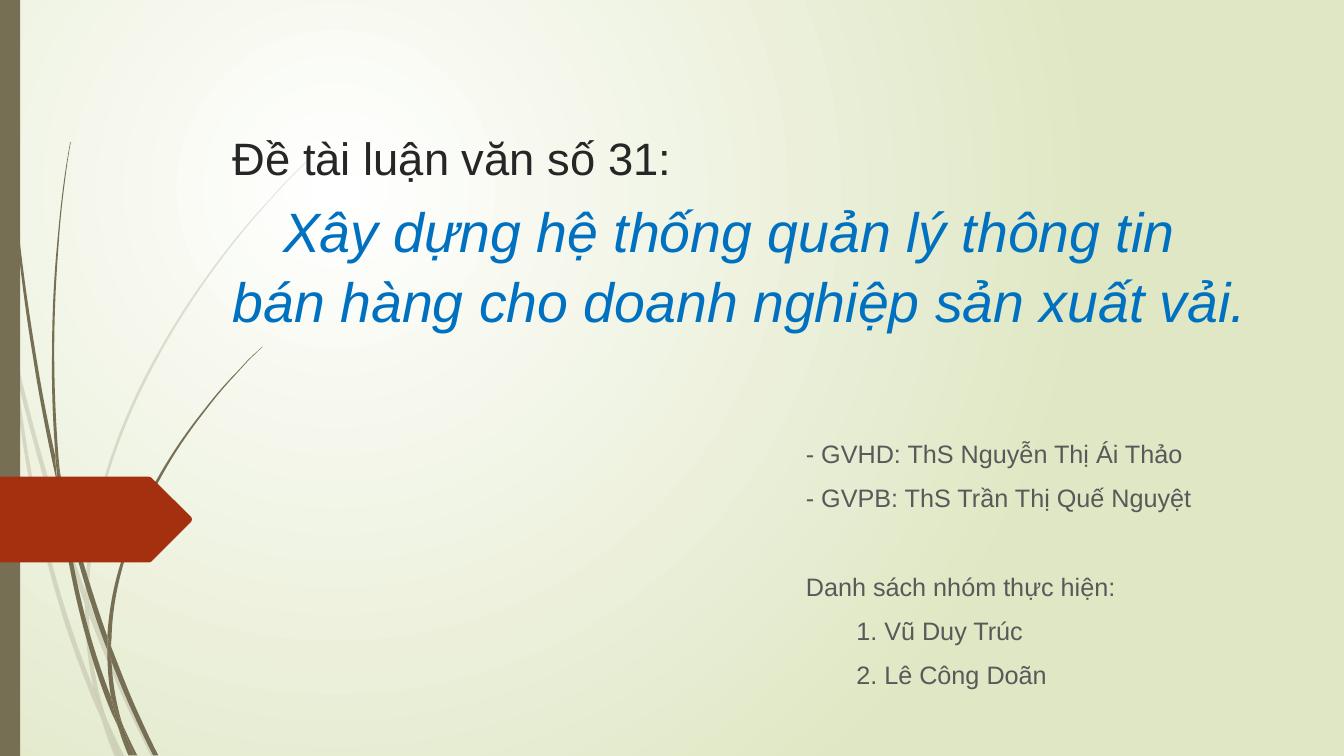
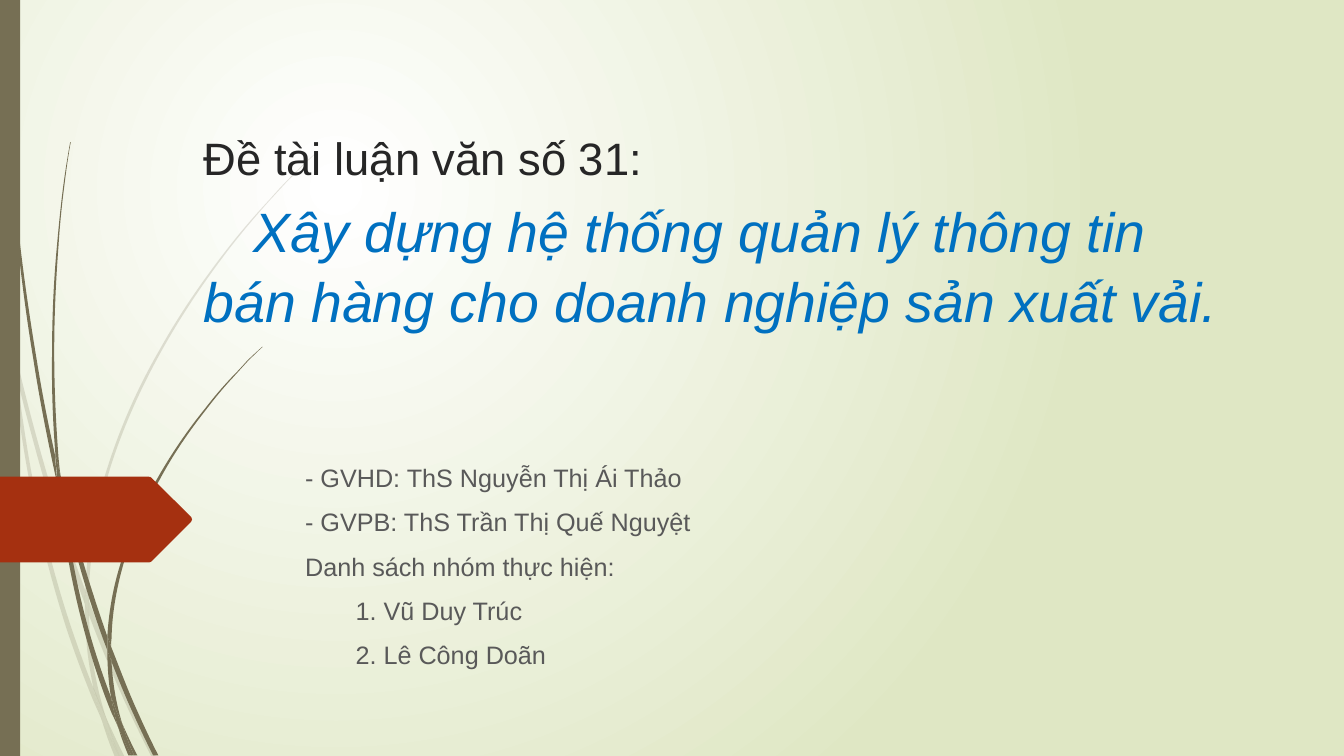
Before and after one commit to doanlecong/LVTN, a slide deck: slide 1 of docs/slide trình cô - bản 1.pptx. Drawn at 1344x756 pixels with LibreOffice and Linux fonts; fonts in the diff are those of the drawing. Boxes give left, top, right and bottom in pixels: in the first picture for what was removed or moved away, otherwise in the second. Text is boxed around its words. In the diff, an @@ line names an element or a change of style, - is before the commit and + after.

```diff
--- a/docs/slide trình cô - bản 1.pptx
+++ b/docs/slide trình cô - bản 1.pptx
@@ title "Đề tài luận văn số ...": place and size @@
-title "Đề tài luận văn số ..." at <box>233,140,1246,332</box>
+title "Đề tài luận văn số ..." at <box>204,140,1217,332</box>
@@ subtitle "- GVHD: ThS Nguyễn Thị ..." rewrapped from <box>806,443,1191,689</box> to <box>305,467,691,669</box> @@
```
Also in this commit, not shown: 3 other slides changed, 1 other file.
